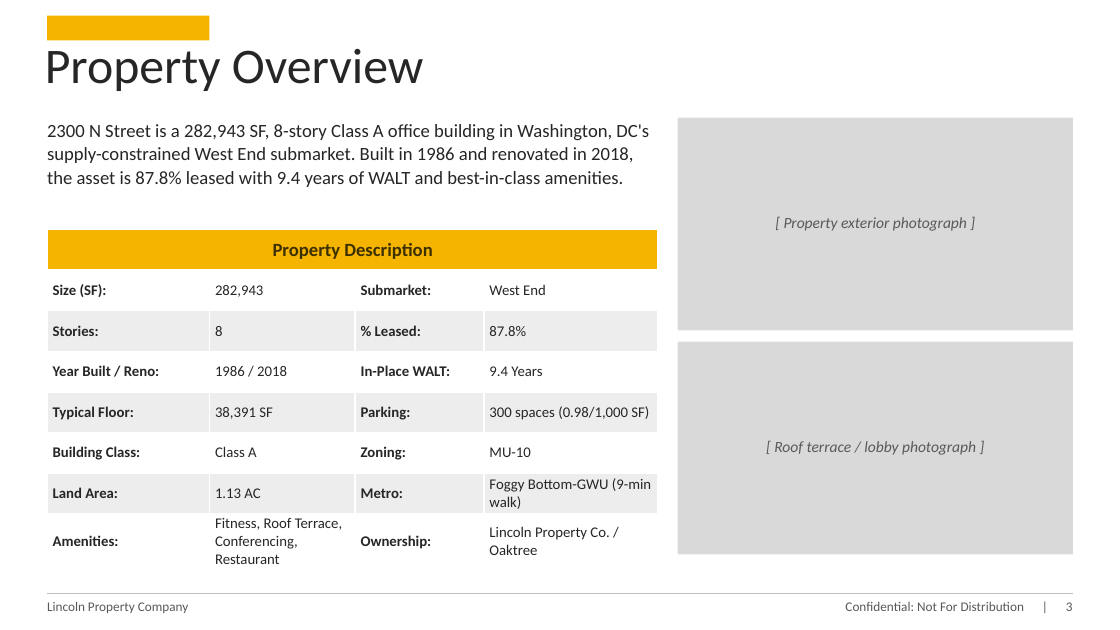
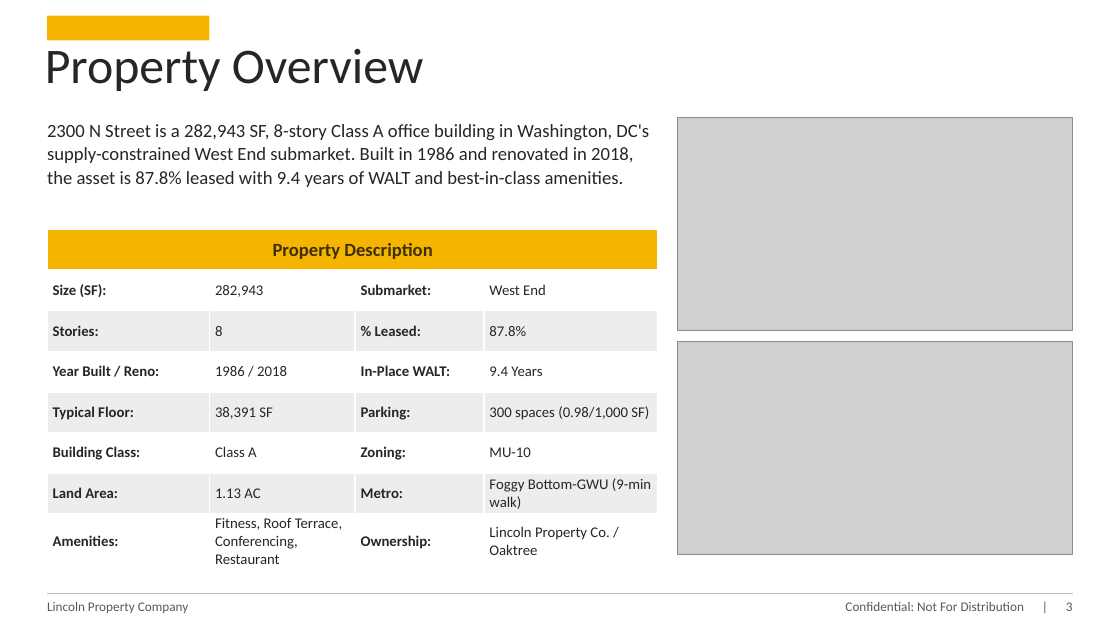
Before and after one commit to fredballs1115-ux/Underwrite-Copilot, a slide deck: slide 3 of equity-deck/2300_N_Street_NW_Investment_Overview.pptx. Drawn at 1120x630 pixels with LibreOffice and Linux fonts; fonts in the diff are those of the drawing; grey boxes stand for pictures. Boxes give left, top, right and bottom in pixels: in the first picture for what was removed or moved away, otherwise in the second. Text is boxed around its words. In the diff, an @@ line names an element or a change of style, - is before the commit and + after.

```diff
--- a/equity-deck/2300_N_Street_NW_Investment_Overview.pptx
+++ b/equity-deck/2300_N_Street_NW_Investment_Overview.pptx
@@ rectangle removed at (x1=678, y1=118, x2=1073, y2=330) @@
@@ picture added at (x1=678, y1=118, x2=1073, y2=330) @@
@@ text removed at (x1=784, y1=217, x2=967, y2=231) @@
-[ Property exterior photograph ]
@@ rectangle removed at (x1=678, y1=342, x2=1073, y2=554) @@
@@ picture added at (x1=678, y1=342, x2=1073, y2=554) @@
@@ text removed at (x1=774, y1=441, x2=976, y2=455) @@
-[ Roof terrace / lobby photograph ]
```
Also in this commit, not shown: 4 other slides changed, 9 other files.
